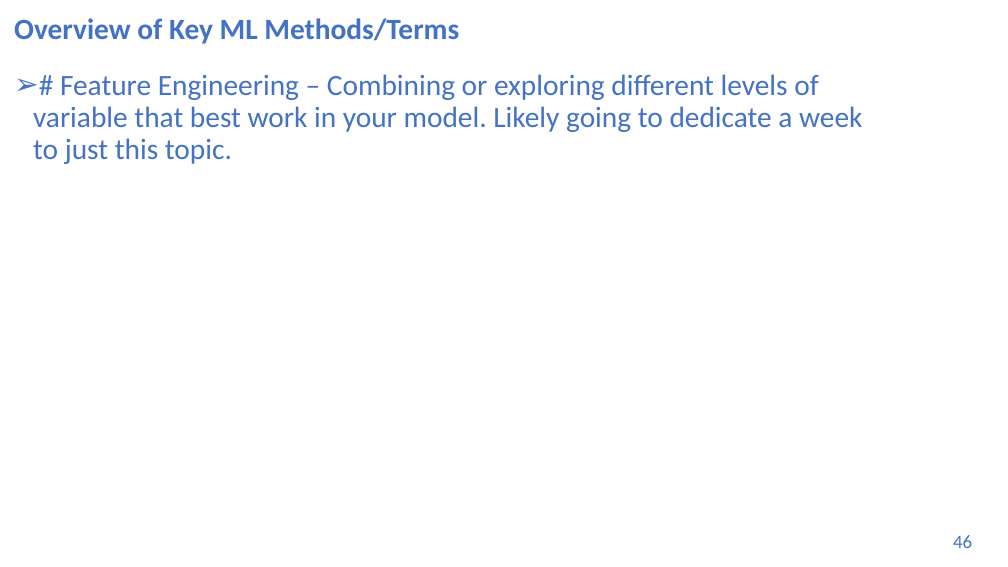
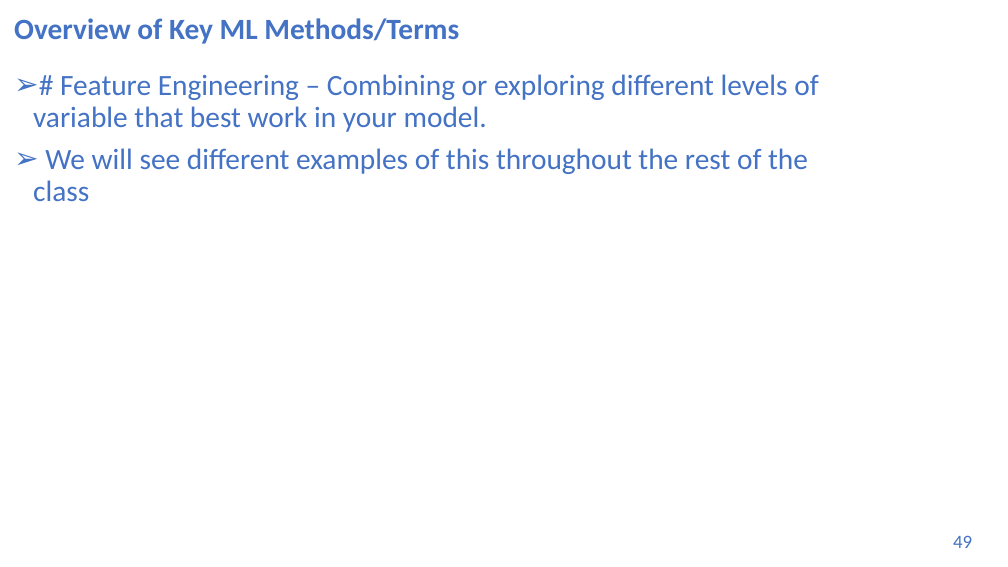
Before and after one commit to stefregalia/DS-3021, a slide deck: slide 49 of 05_ML_Concepts_II_Data_Prep/machine_learning_bootcamp.pptx (slide 46 before the commit). Drawn at 1008x567 pixels with LibreOffice and Linux fonts; fonts in the diff are those of the drawing. Boxes give left, top, right and bottom in pixels: in the first picture for what was removed or moved away, otherwise in the second. Text is boxed around its words. In the diff, an @@ line names an element or a change of style, - is before the commit and + after.

```diff
--- a/05_ML_Concepts_II_Data_Prep/machine_learning_bootcamp.pptx
+++ b/05_ML_Concepts_II_Data_Prep/machine_learning_bootcamp.pptx
@@ text at box(33, 74, 818, 201): text changed @@
-➢ # Feature Engineering – Combining or exploring different levels of variable that best work in your model. Likely going to dedicate a week to just this topic.
+➢ # Feature Engineering – Combining or exploring different levels of variable that best work in your model.
+➢ We will see different examples of this throughout the rest of the class
@@ page number at box(953, 535, 972, 548): text changed @@
-46
+49
```
Also in this commit, not shown: 2 other slides changed, 2 slides added, 50 other files.
